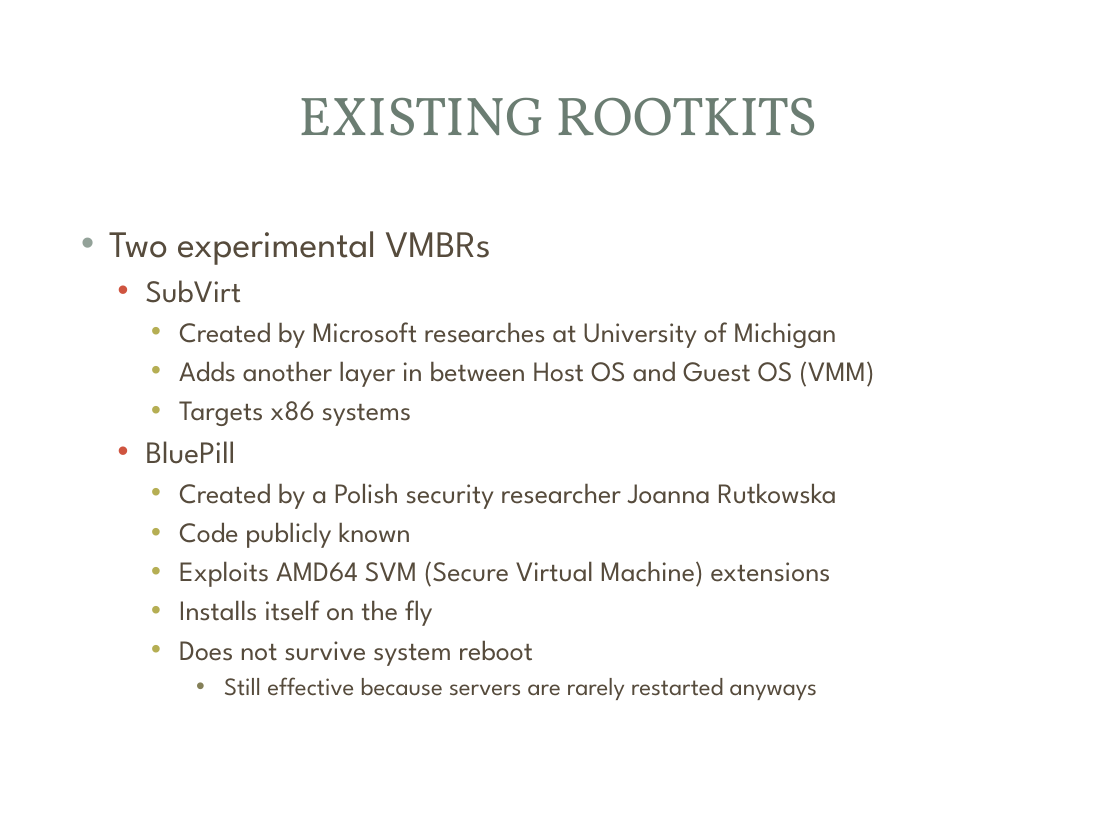
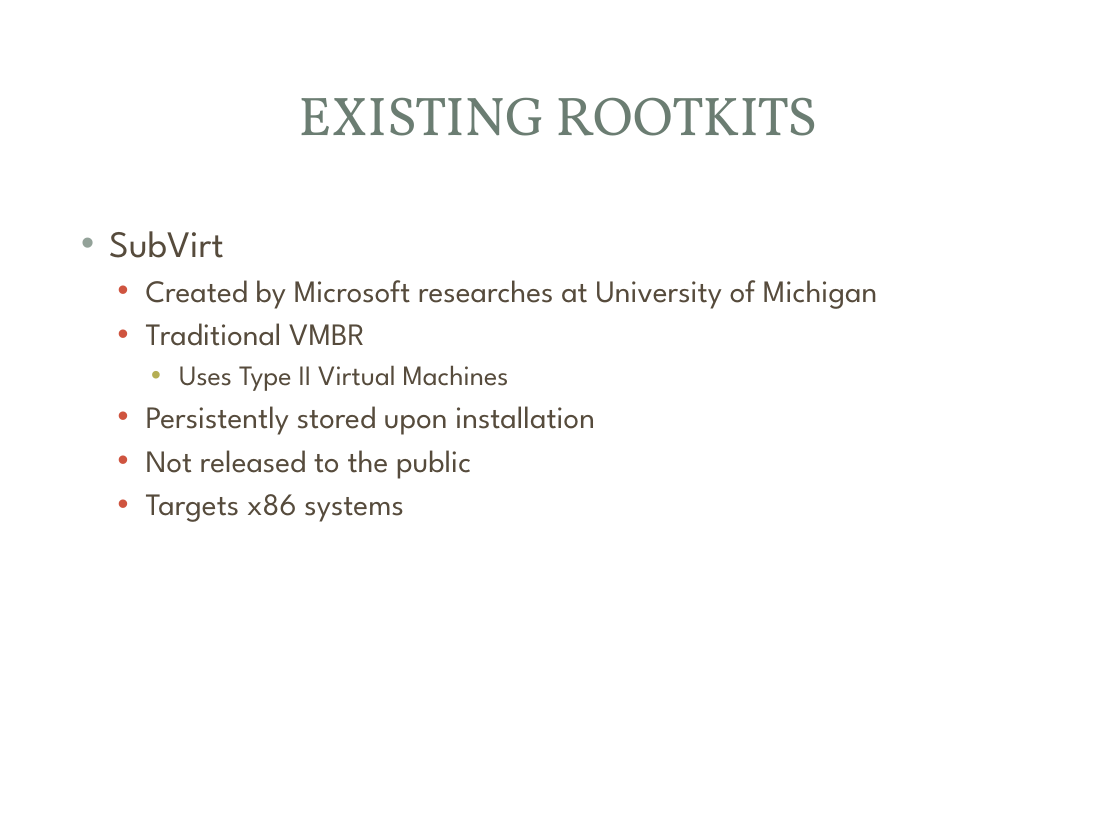
Before and after one commit to mjmalkowski11023/Computer-Security-2013, a slide deck: slide 6 of VMBR_Presentation.pptx. Drawn at 1120x840 pixels with LibreOffice and Linux fonts; fonts in the diff are those of the drawing; background and template pictures are left out. Boxes give left, top, right and bottom in pixels: in the first picture for what was removed or moved away, otherwise in the second. Text is boxed around its words. In the diff, an @@ line names an element or a change of style, - is before the commit and + after.

Commit message:
changes to ppt

```diff
--- a/VMBR_Presentation.pptx
+++ b/VMBR_Presentation.pptx
@@ text at (109,231,490,265): paragraph removed @@
-• Two experimental VMBRs
@@ text at (109,231,877,522): size 20 to 24 pt in "SubVirt"; size 18 to 20 pt in "Created by Microsoft researches at University of ...", "Targets x86 systems"; list level 2 to 1 in "SubVirt"; bullet colour #CF543F to #93A299; list level 3 to 2 in "Created by Microsoft researches at ..."; bullet colour #B5AE53 to #CF543F; list level 3 to 2 in "Targets x86 systems" @@
@@ text at (146,323,595,479): text changed; size 18 to 20 pt @@
-    • Adds another layer in between Host OS and Guest OS (VMM)
+  • Traditional VMBR
+    • Uses Type II Virtual Machines
+  • Persistently stored upon installation
+  • Not released to the public
@@ text at (146,441,836,700): paragraphs removed @@
-  • BluePill
-    • Created by a Polish security researcher Joanna Rutkowska
-    • Code publicly known
-    • Exploits AMD64 SVM (Secure Virtual Machine) extensions
-    • Installs itself on the fly
-    • Does not survive system reboot
-      • Still effective because servers are rarely restarted anyways
```
Also in this commit, not shown: 2 other slides changed, 1 slide added.
